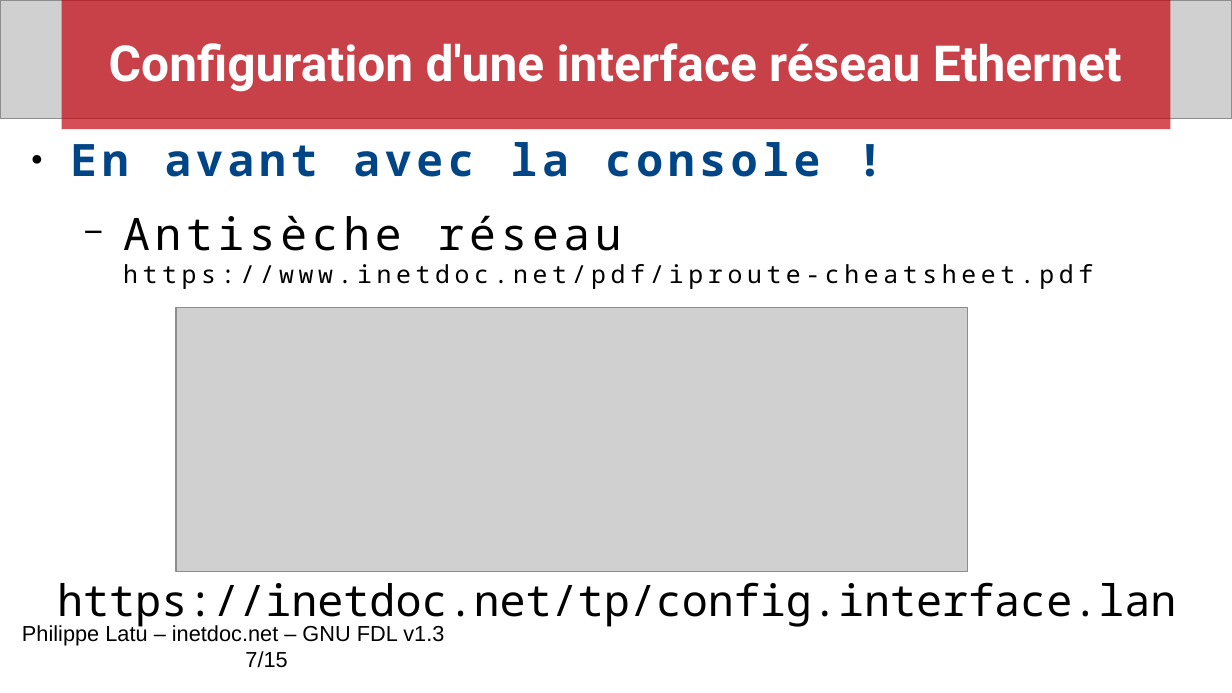
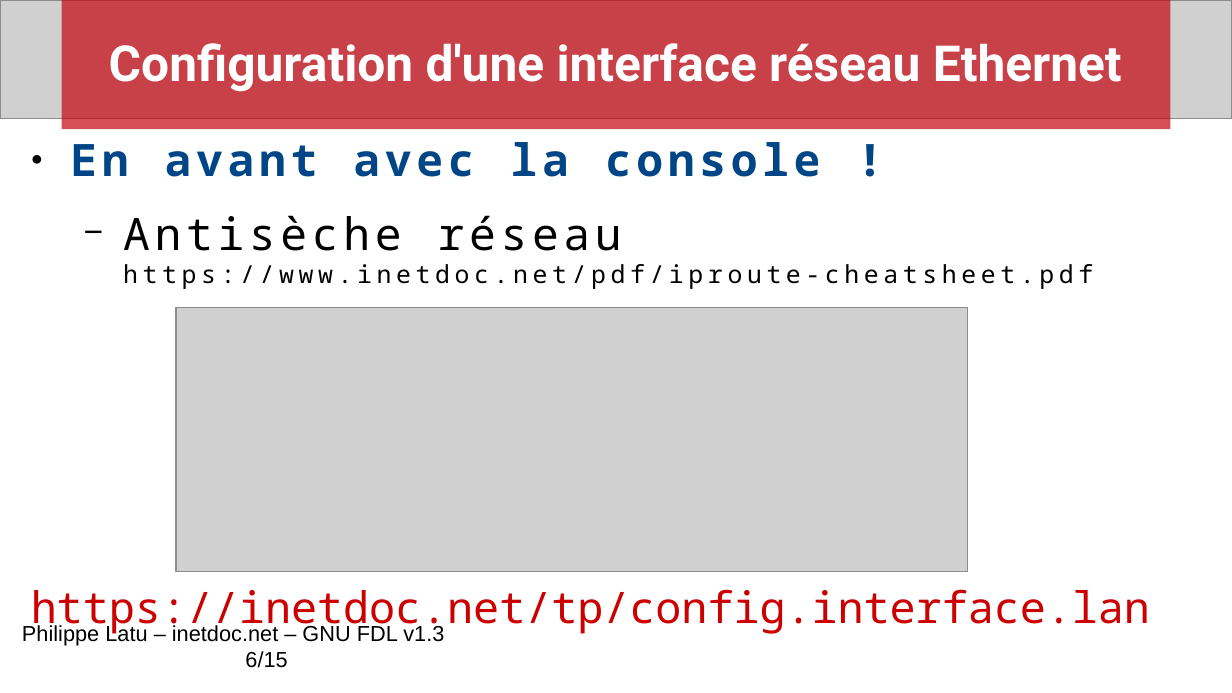
Before and after one commit to platu/inetdoc, a slide deck: slide 6 of travaux_pratiques/config.interface.lan/presentation/conf-intf-lan.odp (slide 7 before the commit). Drawn at 1232x693 pixels with LibreOffice and Linux fonts; fonts in the diff are those of the drawing; grey boxes stand for pictures. Boxes give left, top, right and bottom in pixels: in the first picture for what was removed or moved away, otherwise in the second. Text is boxed around its words. In the diff, an @@ line names an element or a change of style, - is before the commit and + after.

Commit message:
Support TP configuration interface Ethernet
. Versions intermédiaires présentation et script des capsules vidéo

```diff
--- a/travaux_pratiques/config.interface.lan/presentation/conf-intf-lan.odp
+++ b/travaux_pratiques/config.interface.lan/presentation/conf-intf-lan.odp
@@ text "https://inetdoc.net/tp/config.interface.lan": place and size @@
-text "https://inetdoc.net/tp/config.interface.lan" at bbox=[57, 582, 1176, 628]
+text "https://inetdoc.net/tp/config.interface.lan" at bbox=[31, 589, 1150, 635]
@@ text "https://inetdoc.net/tp/config.interface.lan" at bbox=[31, 589, 1150, 635]: text colour #000000 to #CC0000 @@
@@ text at bbox=[22, 623, 444, 668]: text changed @@
-Philippe Latu – inetdoc.net – GNU FDL v1.3 7/15
+Philippe Latu – inetdoc.net – GNU FDL v1.3 6/15
```
Also in this commit, not shown: 4 other slides changed, 1 slide added, 1 slide removed, 1 other file.
